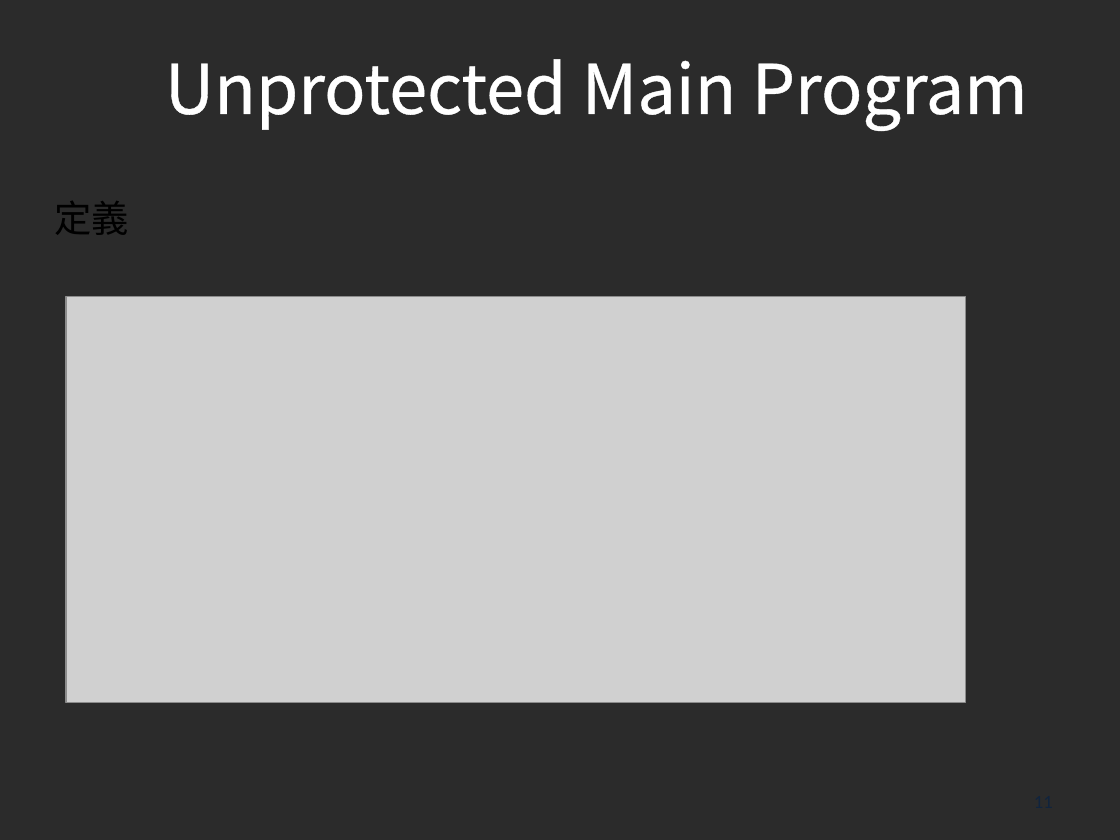
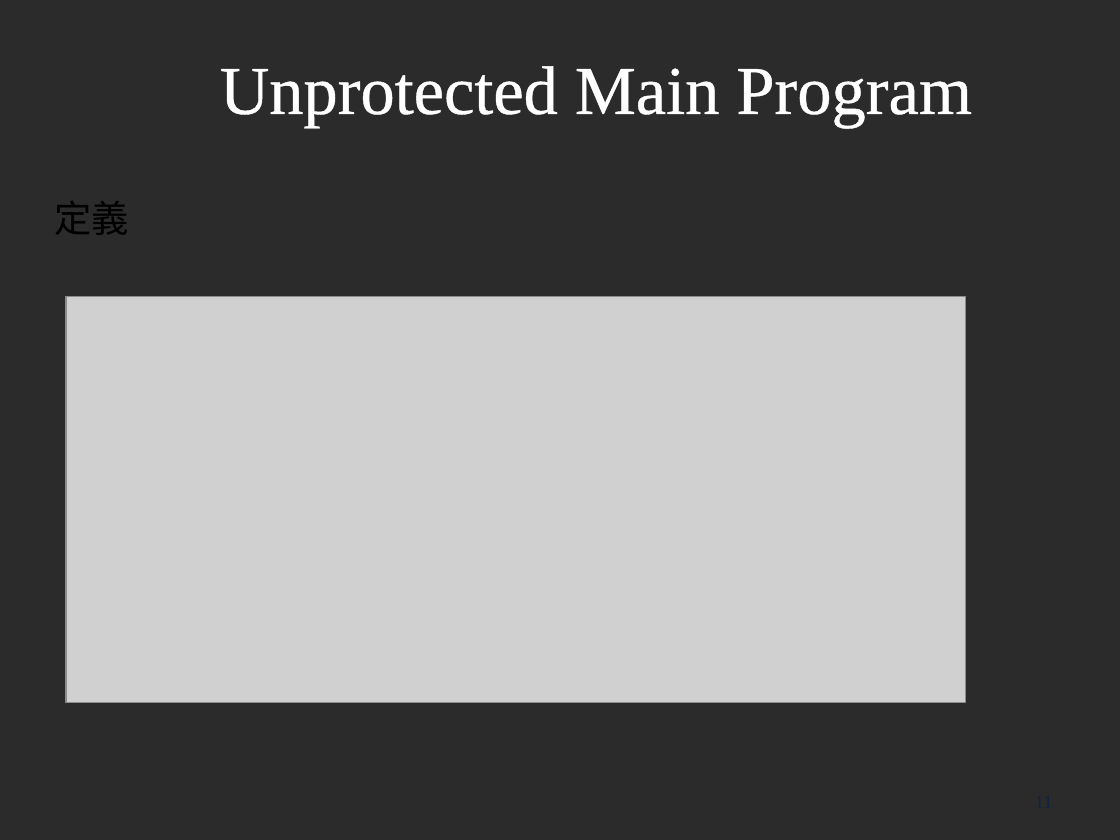
Before and after one commit to s7130457/thesis, a slide deck: slide 11 of 楊雅雯-口試投影片.pptx. Drawn at 1120x840 pixels with LibreOffice and Linux fonts; fonts in the diff are those of the drawing; grey boxes stand for pictures; background and template pictures are left out; a plain dark background stands for a picture behind light text. Boxes give left, top, right and bottom in pixels: in the first picture for what was removed or moved away, otherwise in the second. Text is boxed around its words. In the diff, an @@ line names an element or a change of style, - is before the commit and + after.

```diff
--- a/楊雅雯-口試投影片.pptx
+++ b/楊雅雯-口試投影片.pptx
@@ title "Unprotected Main Program" at <box>220,66,972,127</box>: font Noto Sans CJK SC to Times New Roman @@
```
Also in this commit, not shown: 30 other slides changed, 5 other files.
